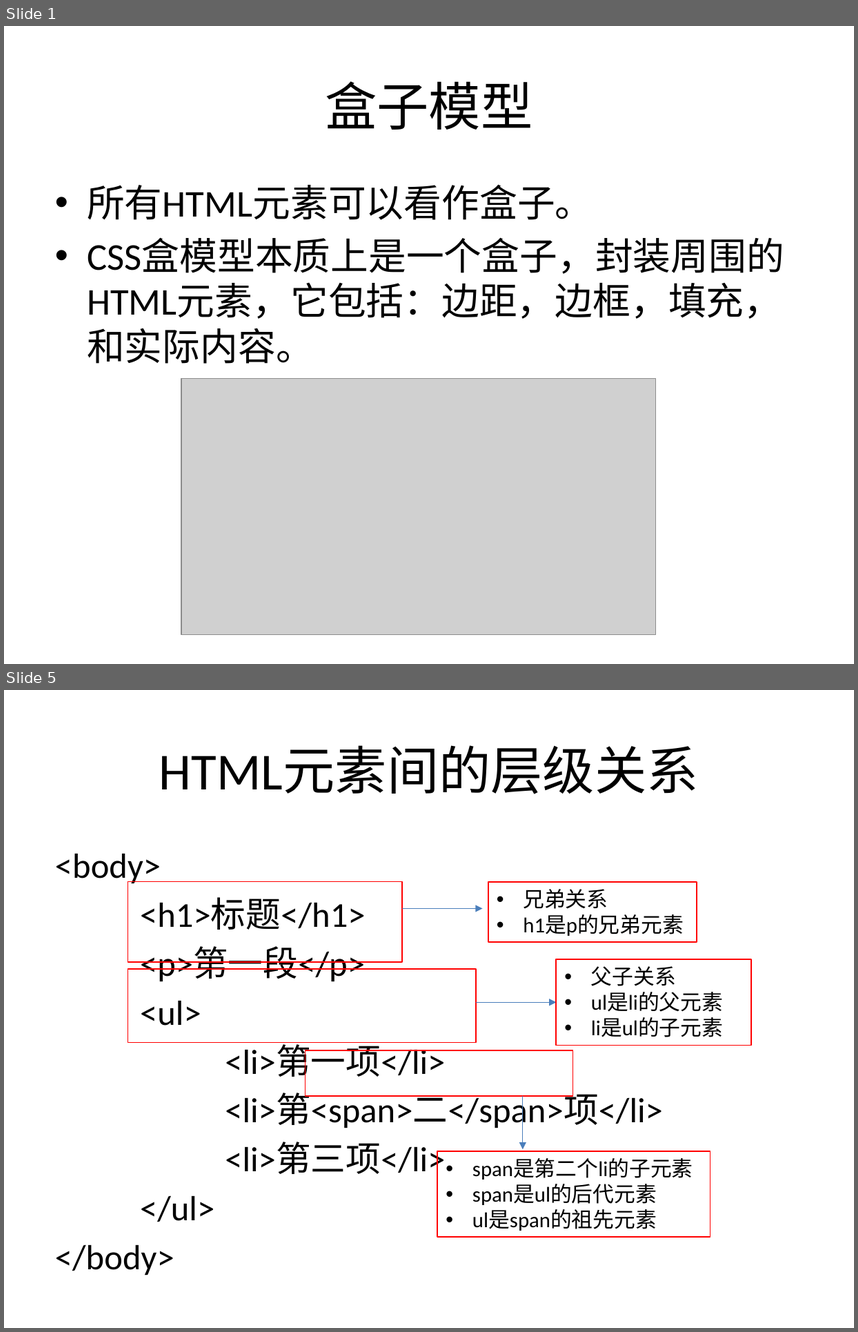
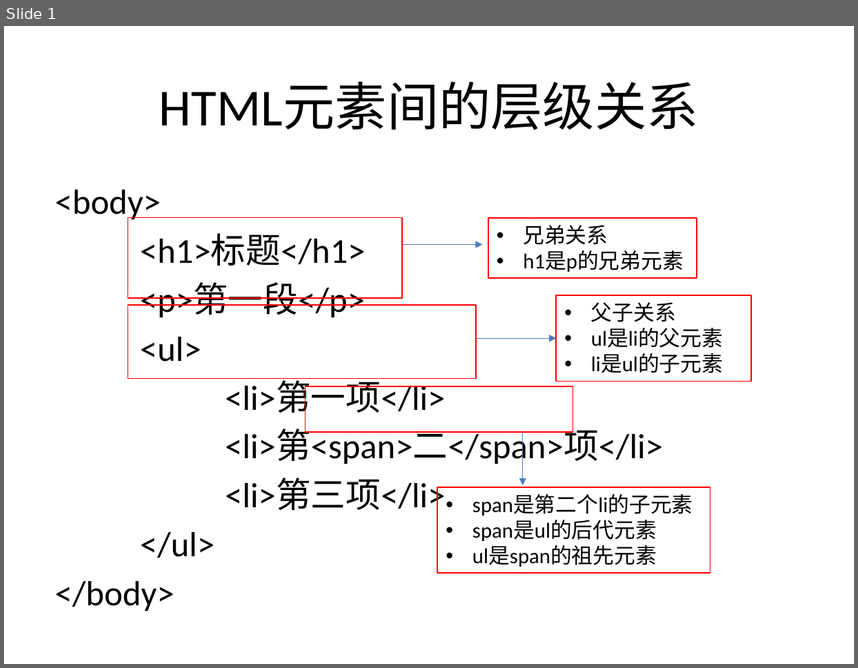
Before and after one commit to sans123wx/class, a slide deck: 网页设计与制作/课件/4/css选择器.pptx. Shown one above the other, each under a label of ours: slides 1 and 5 before the commit, slide 1 after it; the slides between them are not shown. The pictures are 858x1332 and 858x668 pixels, drawn with LibreOffice and Linux fonts; fonts in the diff are those of the drawing; grey boxes stand for pictures. Boxes give left, top, right and bottom in pixels: in the first picture for what was removed or moved away, otherwise in the second. Text is boxed around its words. In the diff, an @@ line names an element or a change of style, - is before the commit and + after.

```diff
--- a/网页设计与制作/课件/4/css选择器.pptx
+++ b/网页设计与制作/课件/4/css选择器.pptx
@@ slide 1 removed at bbox=[4, 26, 854, 664], background #FFFFFF @@
@@ title removed at bbox=[325, 81, 533, 129] @@
-盒子模型
@@ text removed at bbox=[87, 184, 784, 363] @@
-• 所有HTML元素可以看作盒子。
-• CSS盒模型本质上是一个盒子，封装周围的HTML元素，它包括：边距，边框，填充，和实际内容。
@@ picture removed at bbox=[181, 378, 656, 634] @@
@@ what was slide 5 is now slide 1 @@
```
Also in this commit, not shown: 10 slides added, 3 other slides removed, 20 other files.
